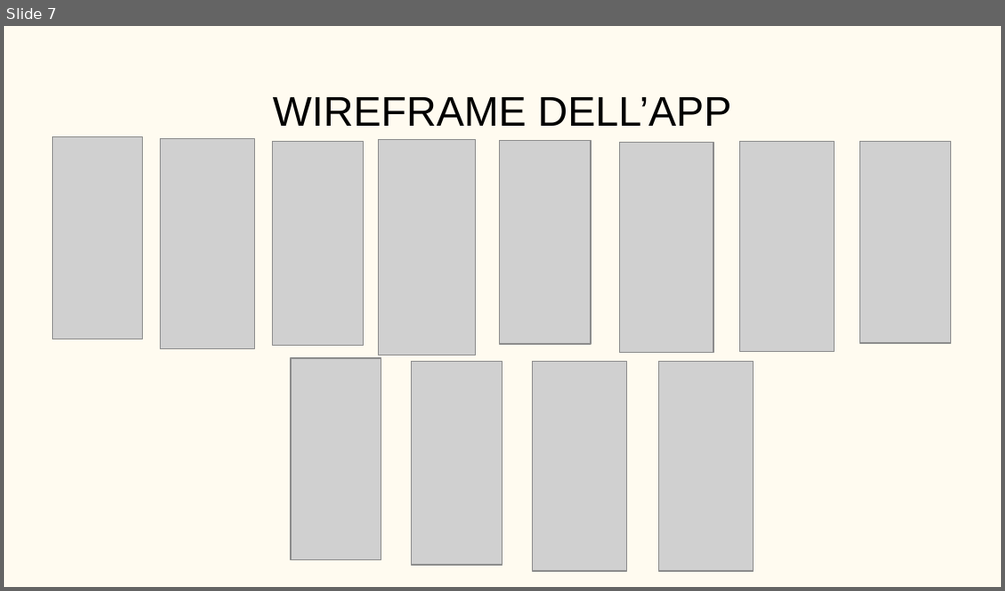
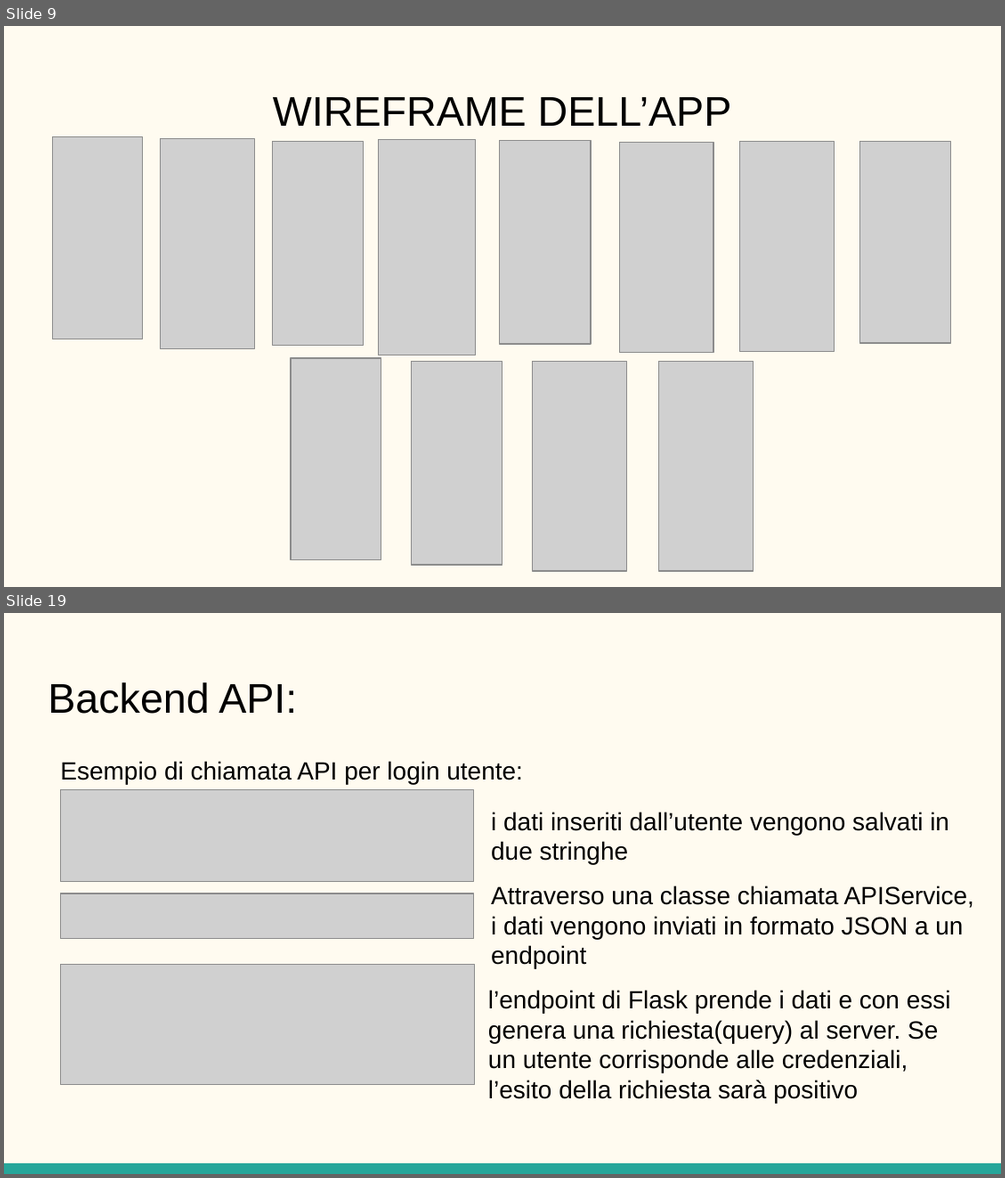
Before and after one commit to Tommiconlai/AppPet, a slide deck: Documenti/Relazione Finale/PP relazione.pptx. Shown one above the other, each under a label of ours: slide 7 before the commit, slides 9 and 19 after it; the slides between them are not shown. The pictures are 1005x591 and 1005x1178 pixels, drawn with LibreOffice and Linux fonts; fonts in the diff are those of the drawing; grey boxes stand for pictures. Boxes give left, top, right and bottom in pixels: in the first picture for what was removed or moved away, otherwise in the second. Text is boxed around its words. In the diff, an @@ line names an element or a change of style, - is before the commit and + after.

```diff
--- a/Documenti/Relazione Finale/PP relazione.pptx
+++ b/Documenti/Relazione Finale/PP relazione.pptx
@@ slide 19 added at (x1=4, y1=613, x2=1001, y2=1174), background #FFFBF0 @@
@@ title added at (x1=48, y1=682, x2=297, y2=714), 30 pt, text #000000 @@
+Backend API:
@@ text added at (x1=60, y1=761, x2=523, y2=784), 18 pt, text #000000 @@
+Esempio di chiamata API per login utente:
@@ picture added at (x1=61, y1=789, x2=474, y2=881) @@
@@ text added at (x1=491, y1=811, x2=949, y2=864), 18 pt, text #000000 @@
+i dati inseriti dall’utente vengono salvati in due stringhe
@@ picture added at (x1=61, y1=893, x2=474, y2=938) @@
@@ text added at (x1=491, y1=885, x2=974, y2=968), 18 pt, text #000000 @@
+Attraverso una classe chiamata APIService, i dati vengono inviati in formato JSON a un endpoint
@@ picture added at (x1=61, y1=964, x2=475, y2=1085) @@
@@ text added at (x1=488, y1=989, x2=951, y2=1103), 18 pt, text #000000 @@
+l’endpoint di Flask prende i dati e con essi genera una richiesta(query) al server. Se un utente corrisponde alle credenziali, l’esito della richiesta sarà positivo
@@ rectangle added at (x1=4, y1=1163, x2=1001, y2=1174), fill #26A69A @@
@@ what was slide 7 is now slide 9 @@
```
Also in this commit, not shown: 2 slides changed, 9 other slides added.
